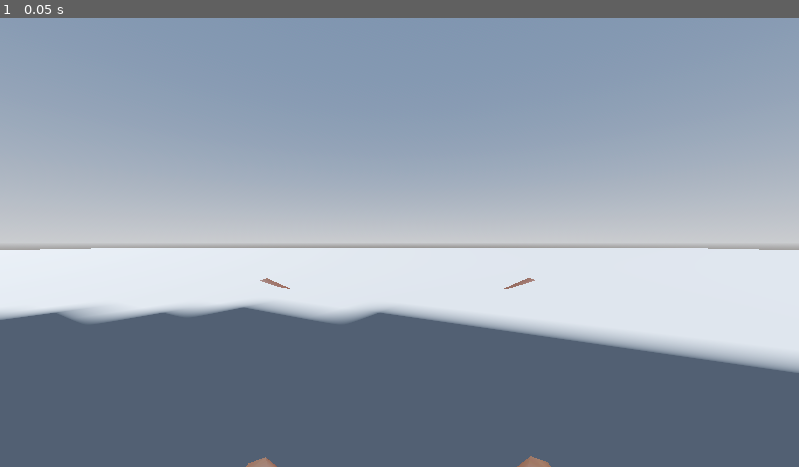
Above: before the commit, frame 1.
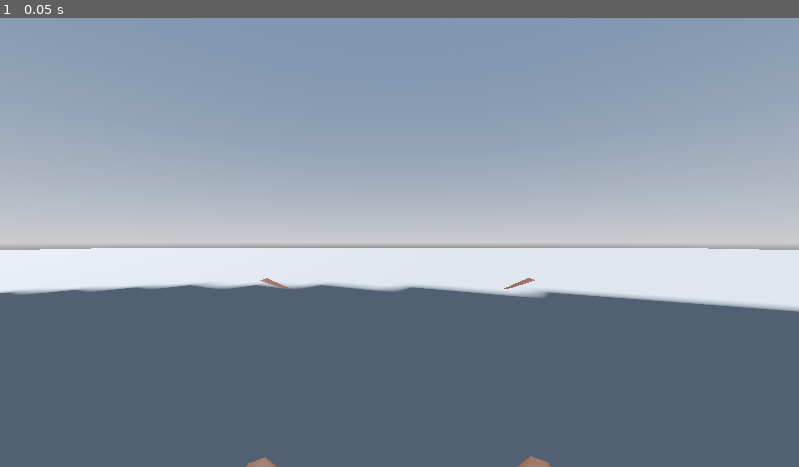
Above: after the commit, the same moment.

Repository: AtomicAntt/Rewind-Tower
Game: Godot game, scene res://GameScene.tscn
The game is run twice, just before and just after one commit, with the same random seed, the same clock (stepped at 60 frames per second) and the same inputs.
Inputs:
- Up to frame 1 (0.05 s): no input

The runs differ from the first frame. In frame 1, 8.8% of the frame differs, in the area x 0-100%, y 59-80%.

Commit message:
made table bigger

Diff:
--- a/GameScene.tscn
+++ b/GameScene.tscn
@@ -134,7 +134,7 @@
 metadata/_custom_type_script = "uid://kjavq4i37ayq"
 
 [node name="Enemy" parent="Room/MapLayout/TilePath3D" unique_id=1241046123 instance=ExtResource("3_b5kf5")]
-transform = Transform3D(-0.003269872, 0.0038223297, -0.99991184, 0, 0.99993825, 0.0038222696, 0.99989825, 1.24998005e-05, -0.0032699164, -0.029999495, -0.0022410154, -0.003966689)
+transform = Transform3D(-0.0032698717, 0.0038223295, -0.9999118, 0, 0.9999382, 0.0038222694, 0.9998982, 1.24998e-05, -0.0032699162, -0.029999495, -0.0022410154, -0.003966689)
 
 [node name="tile_mmi_0" type="MultiMeshInstance3D" parent="Room/MapLayout/TilePath3D" unique_id=1771681911]
 multimesh = SubResource("MultiMesh_i2arf")
@@ -145,16 +145,10 @@
 script = ExtResource("4_b5kf5")
 path_3d = NodePath("..")
 
-[node name="table test" parent="Room" unique_id=1230260504 instance=ExtResource("6_i2arf")]
+[node name="table test" parent="Room" unique_id=1995631501 instance=ExtResource("6_i2arf")]
 transform = Transform3D(-0.9938067, 0, 0.111122064, 0, 1, 0, -0.111122064, 0, -0.9938067, -0.009733698, 0, 0.18692103)
 
-[node name="ref" parent="Room/table test" index="0" unique_id=1538565557]
-visible = false
-
-[node name="table edit" parent="Room/table test" index="1" unique_id=289952077]
-visible = false
-
-[node name="SM_table" parent="Room/table test" index="2" unique_id=73261375]
+[node name="SM_table" parent="Room/table test" index="0" unique_id=163631786]
 transform = Transform3D(0.98939174, 0, 0.14527147, 0, 1, 0, -0.14527147, 0, 0.98939174, 0, 0, 0)
 
 [node name="StaticBody3D" type="StaticBody3D" parent="Room/table test" unique_id=1393446496]
Binary file changed: assets/table test.glb
